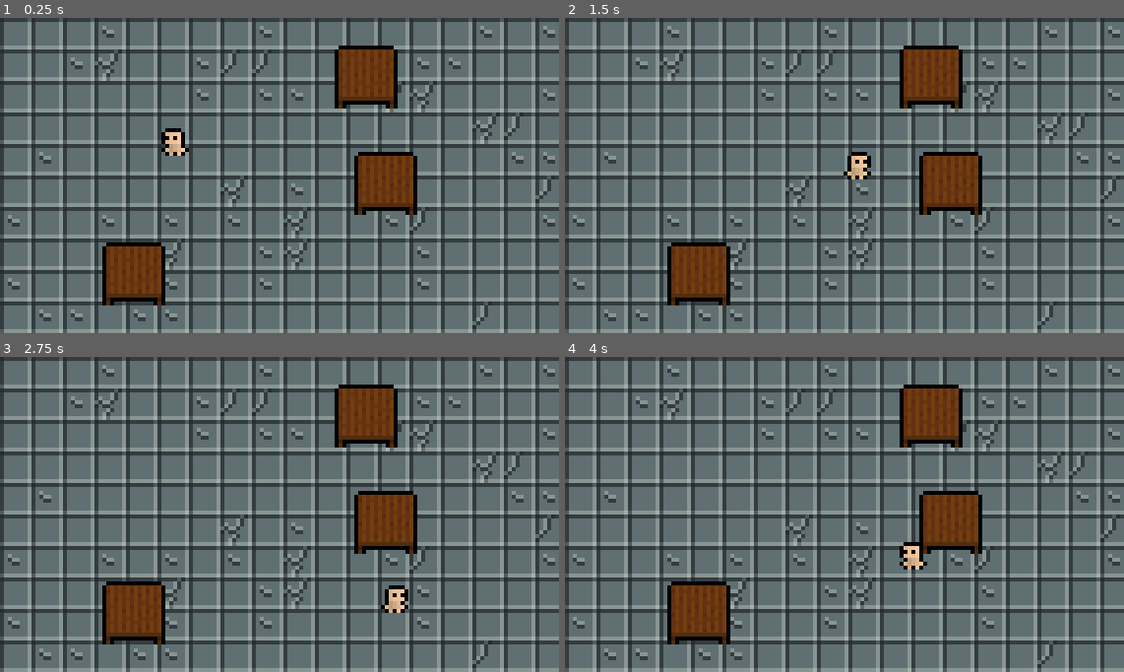
Above: before the commit, frames 1-4 (two rows, left to right).
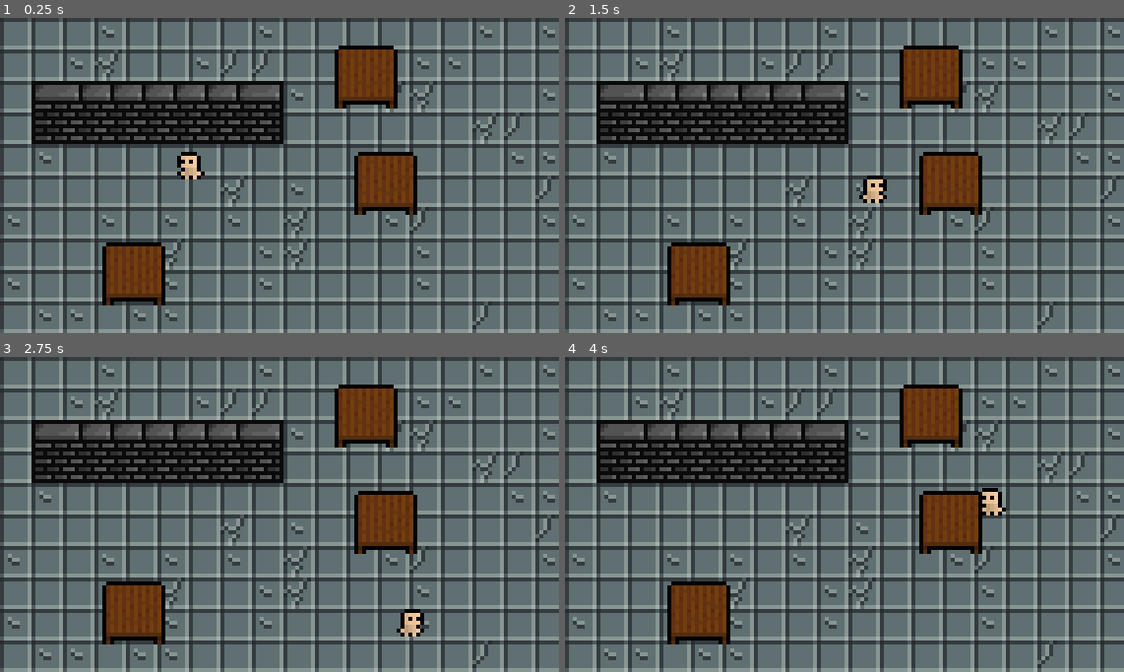
Above: after the commit, the same moments.

Repository: mai-soup/madness-of-warblade
Game: Godot game, scene res://World.tscn
The game is run twice, just before and just after one commit, with the same random seed, the same clock (stepped at 60 frames per second) and the same inputs.
Inputs:
- Up to frame 1 (0.25 s): no input
- Up to frame 2 (1.5 s): tap Enter at 0.5 s; hold D (move_right) 0.53-1.28 s; hold S (move_down) from 1.28 s (still down)
- Up to frame 3 (2.75 s): release S (move_down) at 2.03 s; hold D (move_right) from 2.03 s (still down)
- Up to frame 4 (4 s): release D (move_right) at 2.78 s; hold W (move_up) 2.78-3.53 s; hold A (move_left) from 3.53 s (still down)

The runs differ from the first frame. In frame 1, 8.3% of the frame differs, in the area x 5-51%, y 20-52%; in frame 2, 8.6%, in the area x 5-58%, y 20-59%; in frame 3, 8.6%; in frame 4, 8.5%.

Commit message:
add world tilemap

Diff:
--- a/World.tscn
+++ b/World.tscn
@@ -1,8 +1,9 @@
-[gd_scene load_steps=5 format=2]
+[gd_scene load_steps=20 format=2]
 
 [ext_resource path="res://Player/Player.tscn" type="PackedScene" id=1]
 [ext_resource path="res://Props/Table.tscn" type="PackedScene" id=2]
 [ext_resource path="res://_Assets/Tileset/Minifantasy_DungeonFloorTiles.png" type="Texture" id=3]
+[ext_resource path="res://_Assets/Tileset/Minifantasy_DungeonWallTiles.png" type="Texture" id=4]
 
 [sub_resource type="TileSet" id=1]
 0/name = "Minifantasy_DungeonFloorTiles.png 0"
@@ -27,6 +28,191 @@
 0/shapes = [  ]
 0/z_index = 0
 
+[sub_resource type="ConvexPolygonShape2D" id=2]
+points = PoolVector2Array( 0, 0, 8, 0, 8, 16, 0, 16 )
+
+[sub_resource type="ConvexPolygonShape2D" id=3]
+points = PoolVector2Array( 0, 0, 8, 0, 8, 15, 0, 15 )
+
+[sub_resource type="ConvexPolygonShape2D" id=4]
+points = PoolVector2Array( 0, 0, 8, 0, 8, 16, 0, 16 )
+
+[sub_resource type="ConvexPolygonShape2D" id=5]
+points = PoolVector2Array( 0, 0, 8, 0, 8, 16, 0, 16 )
+
+[sub_resource type="ConvexPolygonShape2D" id=6]
+points = PoolVector2Array( 0, 0, 8, 0, 8, 15, 0, 15 )
+
+[sub_resource type="ConvexPolygonShape2D" id=7]
+points = PoolVector2Array( 0, 0, 8, 0, 8, 15, 0, 15 )
+
+[sub_resource type="ConvexPolygonShape2D" id=8]
+points = PoolVector2Array( 0, 0, 8, 0, 8, 15, 0, 15 )
+
+[sub_resource type="ConvexPolygonShape2D" id=9]
+points = PoolVector2Array( 0, 0, 8, 0, 8, 16, 0, 16 )
+
+[sub_resource type="ConvexPolygonShape2D" id=10]
+points = PoolVector2Array( 0, 0, 8, 0, 8, 15, 0, 15 )
+
+[sub_resource type="ConvexPolygonShape2D" id=11]
+points = PoolVector2Array( 0, 0, 8, 0, 8, 15, 0, 15 )
+
+[sub_resource type="ConvexPolygonShape2D" id=12]
+points = PoolVector2Array( 0, 0, 8, 0, 8, 16, 0, 16 )
+
+[sub_resource type="ConvexPolygonShape2D" id=13]
+points = PoolVector2Array( 0, 0, 8, 0, 8, 16, 0, 16 )
+
+[sub_resource type="ConvexPolygonShape2D" id=14]
+points = PoolVector2Array( 0, 0, 8, 0, 8, 16, 0, 16 )
+
+[sub_resource type="TileSet" id=15]
+0/name = "Minifantasy_DungeonWallTiles.png 0"
+0/texture = ExtResource( 4 )
+0/tex_offset = Vector2( 0, 0 )
+0/modulate = Color( 1, 1, 1, 1 )
+0/region = Rect2( 8, 8, 40, 31 )
+0/tile_mode = 2
+0/autotile/icon_coordinate = Vector2( 0, 0 )
+0/autotile/tile_size = Vector2( 8, 16 )
+0/autotile/spacing = 0
+0/autotile/occluder_map = [  ]
+0/autotile/navpoly_map = [  ]
+0/autotile/priority_map = [  ]
+0/autotile/z_index_map = [  ]
+0/occluder_offset = Vector2( 0, 0 )
+0/navigation_offset = Vector2( 0, 0 )
+0/shape_offset = Vector2( 0, 0 )
+0/shape_transform = Transform2D( 1, 0, 0, 1, 0, 0 )
+0/shape = SubResource( 2 )
+0/shape_one_way = false
+0/shape_one_way_margin = 1.0
+0/shapes = [ {
+"autotile_coord": Vector2( 4, 0 ),
+"one_way": false,
+"one_way_margin": 1.0,
+"shape": SubResource( 2 ),
+"shape_transform": Transform2D( 1, 0, 0, 1, 0, 0 )
+}, {
+"autotile_coord": Vector2( 4, 1 ),
+"one_way": false,
+"one_way_margin": 1.0,
+"shape": SubResource( 3 ),
+"shape_transform": Transform2D( 1, 0, 0, 1, 0, 0 )
+}, {
+"autotile_coord": Vector2( 1, 0 ),
+"one_way": false,
+"one_way_margin": 1.0,
+"shape": SubResource( 4 ),
+"shape_transform": Transform2D( 1, 0, 0, 1, 0, 0 )
+}, {
+"autotile_coord": Vector2( 2, 0 ),
+"one_way": false,
+"one_way_margin": 1.0,
+"shape": SubResource( 5 ),
+"shape_transform": Transform2D( 1, 0, 0, 1, 0, 0 )
+}, {
+"autotile_coord": Vector2( 2, 1 ),
+"one_way": false,
+"one_way_margin": 1.0,
+"shape": SubResource( 6 ),
+"shape_transform": Transform2D( 1, 0, 0, 1, 0, 0 )
+}, {
+"autotile_coord": Vector2( 1, 1 ),
+"one_way": false,
+"one_way_margin": 1.0,
+"shape": SubResource( 7 ),
+"shape_transform": Transform2D( 1, 0, 0, 1, 0, 0 )
+}, {
+"autotile_coord": Vector2( 0, 1 ),
+"one_way": false,
+"one_way_margin": 1.0,
+"shape": SubResource( 8 ),
+"shape_transform": Transform2D( 1, 0, 0, 1, 0, 0 )
+}, {
+"autotile_coord": Vector2( 0, 0 ),
+"one_way": false,
+"one_way_margin": 1.0,
+"shape": SubResource( 9 ),
+"shape_transform": Transform2D( 1, 0, 0, 1, 0, 0 )
+} ]
+0/z_index = 0
+1/name = "Minifantasy_DungeonWallTiles.png 1"
+1/texture = ExtResource( 4 )
+1/tex_offset = Vector2( 0, 0 )
+1/modulate = Color( 1, 1, 1, 1 )
+1/region = Rect2( 8, 48, 24, 15 )
+1/tile_mode = 2
+1/autotile/icon_coordinate = Vector2( 0, 0 )
+1/autotile/tile_size = Vector2( 8, 16 )
+1/autotile/spacing = 0
+1/autotile/occluder_map = [  ]
+1/autotile/navpoly_map = [  ]
+1/autotile/priority_map = [  ]
+1/autotile/z_index_map = [  ]
+1/occluder_offset = Vector2( 0, 0 )
+1/navigation_offset = Vector2( 0, 0 )
+1/shape_offset = Vector2( 0, 0 )
+1/shape_transform = Transform2D( 1, 0, 0, 1, 0, 0 )
+1/shape = SubResource( 10 )
+1/shape_one_way = false
+1/shape_one_way_margin = 1.0
+1/shapes = [ {
+"autotile_coord": Vector2( 0, 0 ),
+"one_way": false,
+"one_way_margin": 1.0,
+"shape": SubResource( 10 ),
+"shape_transform": Transform2D( 1, 0, 0, 1, 0, 0 )
+}, {
+"autotile_coord": Vector2( 2, 0 ),
+"one_way": false,
+"one_way_margin": 1.0,
+"shape": SubResource( 11 ),
+"shape_transform": Transform2D( 1, 0, 0, 1, 0, 0 )
+} ]
+1/z_index = 0
+2/name = "Minifantasy_DungeonWallTiles.png 2"
+2/texture = ExtResource( 4 )
+2/tex_offset = Vector2( 0, 0 )
+2/modulate = Color( 1, 1, 1, 1 )
+2/region = Rect2( 8, 87, 24, 16 )
+2/tile_mode = 2
+2/autotile/icon_coordinate = Vector2( 0, 0 )
+2/autotile/tile_size = Vector2( 8, 16 )
+2/autotile/spacing = 0
+2/autotile/occluder_map = [  ]
+2/autotile/navpoly_map = [  ]
+2/autotile/priority_map = [  ]
+2/autotile/z_index_map = [  ]
+2/occluder_offset = Vector2( 0, 0 )
+2/navigation_offset = Vector2( 0, 0 )
+2/shape_offset = Vector2( 0, 0 )
+2/shape_transform = Transform2D( 1, 0, 0, 1, 0, 0 )
+2/shape = SubResource( 12 )
+2/shape_one_way = false
+2/shape_one_way_margin = 1.0
+2/shapes = [ {
+"autotile_coord": Vector2( 2, 0 ),
+"one_way": false,
+"one_way_margin": 1.0,
+"shape": SubResource( 12 ),
+"shape_transform": Transform2D( 1, 0, 0, 1, 0, 0 )
+}, {
+"autotile_coord": Vector2( 1, 0 ),
+"one_way": false,
+"one_way_margin": 1.0,
+"shape": SubResource( 13 ),
+"shape_transform": Transform2D( 1, 0, 0, 1, 0, 0 )
+}, {
+"autotile_coord": Vector2( 0, 0 ),
+"one_way": false,
+"one_way_margin": 1.0,
+"shape": SubResource( 14 ),
+"shape_transform": Transform2D( 1, 0, 0, 1, 0, 0 )
+} ]
+2/z_index = 0
+
 [node name="World" type="Node2D"]
 
 [node name="FloorTileMap" type="TileMap" parent="."]
@@ -35,10 +221,16 @@
 format = 1
 tile_data = PoolIntArray( 0, 0, 0, 1, 0, 0, 2, 0, 0, 3, 0, 4, 4, 0, 0, 5, 0, 0, 6, 0, 1, 7, 0, 0, 8, 0, 4, 9, 0, 1, 10, …(2327 unchanged characters)…
 
+[node name="WallTileMap" type="TileMap" parent="."]
+tile_set = SubResource( 15 )
+cell_size = Vector2( 8, 16 )
+format = 1
+tile_data = PoolIntArray( 65537, 0, 65536, 65538, 0, 65537, 65539, 0, 65537, 65540, 0, 65537, 65541, 0, 65537, 65542, 0, 65537, 65543, 0, 65537, 65544, 0, 65538 )
+
 [node name="YSort" type="YSort" parent="."]
 
 [node name="Player" parent="YSort" instance=ExtResource( 1 )]
-position = Vector2( 44, 35 )
+position = Vector2( 48, 41 )
 
 [node name="Tables" type="YSort" parent="YSort"]
 
--- a/project.godot
+++ b/project.godot
@@ -68,4 +68,5 @@
 
 [rendering]
 
+2d/snapping/use_gpu_pixel_snap=true
 environment/default_environment="res://default_env.tres"
